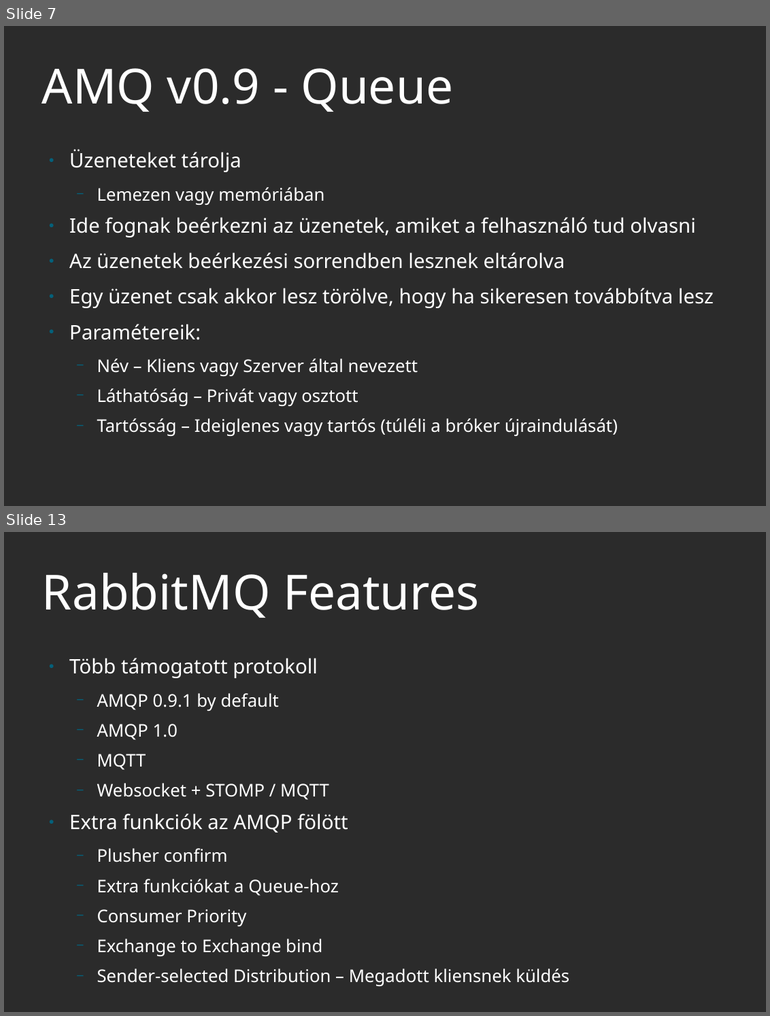
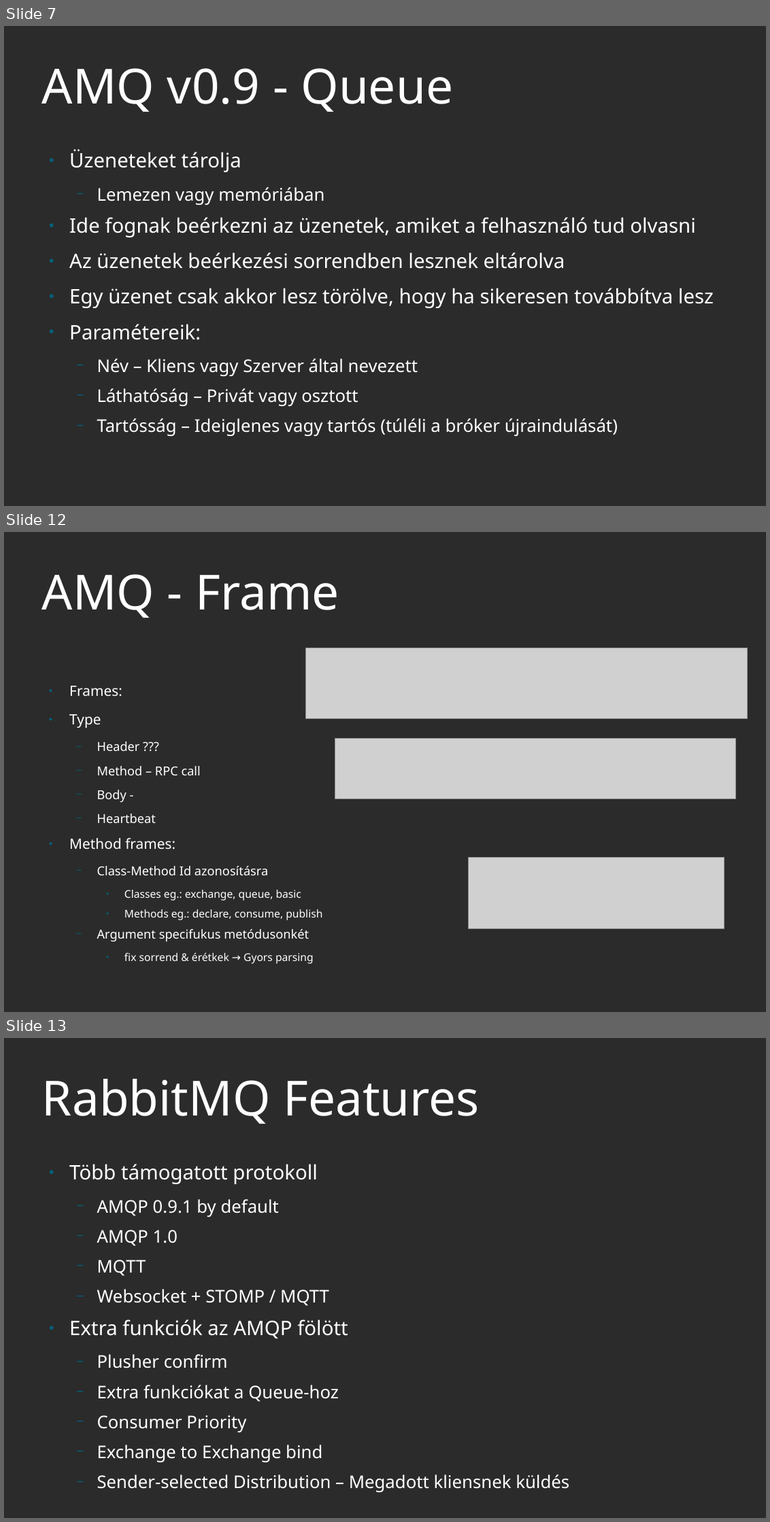
Before and after one commit to Havasjethi/RMQ, a slide deck: AMQP_RabbitMQ.odp. Shown one above the other, each under a label of ours: slides 7 and 13 before the commit, slides 7, 12 and 13 after it; the slides between them are not shown. The pictures are 770x1016 and 770x1522 pixels, drawn with LibreOffice and Linux fonts; fonts in the diff are those of the drawing; grey boxes stand for pictures; background and template pictures are left out; a plain dark background stands for a picture behind light text. Boxes give left, top, right and bottom in pixels: in the first picture for what was removed or moved away, otherwise in the second. Text is boxed around its words. In the diff, an @@ line names an element or a change of style, - is before the commit and + after.

```diff
--- a/AMQP_RabbitMQ.odp
+++ b/AMQP_RabbitMQ.odp
@@ slide 12 added at [4, 532, 766, 1012], background picture (left out) @@
@@ title added at [42, 574, 339, 618], 60 pt, text #FFFFFF @@
+AMQ - Frame
@@ picture added at [306, 648, 747, 719] @@
@@ text added at [69, 686, 322, 964], 13.2 pt, text #FFFFFF @@
+● Frames:
+● Type
+  − Header ???
+  − Method – RPC call
+  − Body -
+  − Heartbeat
+● Method frames:
+  − Class-Method Id azonosításra
+    ● Classes eg.: exchange, queue, basic
+    ● Methods eg.: declare, consume, publish
+  − Argument specifukus metódusonkét
+    ● fix sorrend & érétkek → Gyors parsing
@@ picture added at [335, 738, 736, 799] @@
@@ picture added at [468, 857, 724, 928] @@
```
Also in this commit, not shown: 10 slides changed, 2 slides removed.
